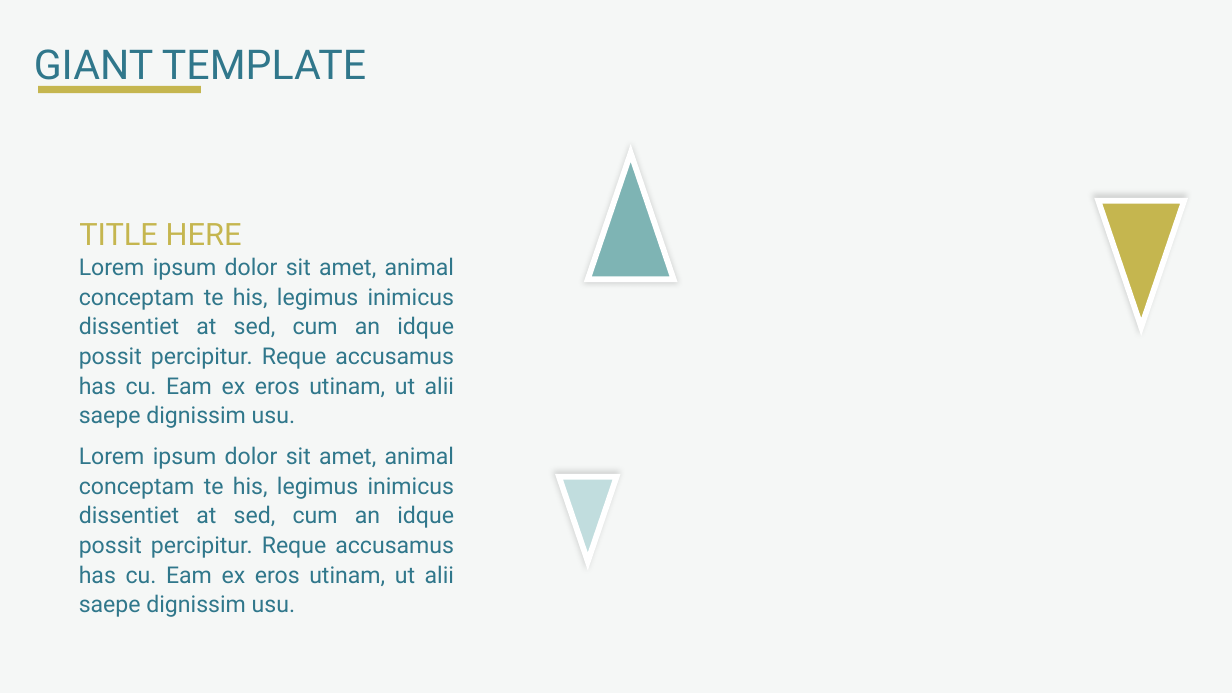
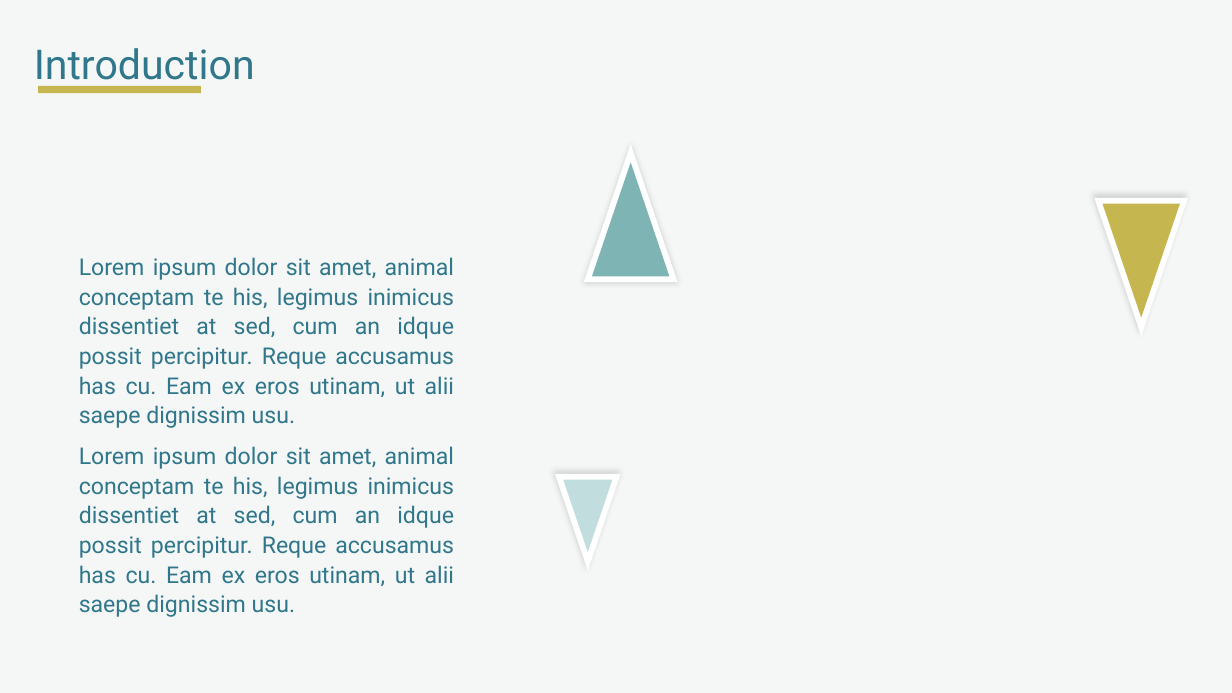
Before and after one commit to Winter-Soren/ConferencePaper-CHRIST-University, a slide deck: slide 3 of PPT/Morph PPT slides.pptx (slide 12 before the commit). Drawn at 1232x693 pixels with LibreOffice and Linux fonts; fonts in the diff are those of the drawing. Boxes give left, top, right and bottom in pixels: in the first picture for what was removed or moved away, otherwise in the second. Text is boxed around its words. In the diff, an @@ line names an element or a change of style, - is before the commit and + after.

```diff
--- a/PPT/Morph PPT slides.pptx
+++ b/PPT/Morph PPT slides.pptx
@@ text at box(34, 48, 255, 90): text changed @@
-GIANT TEMPLATE
+Introduction
@@ text removed at box(79, 223, 242, 245) @@
-TITLE HERE
```
Also in this commit, not shown: 10 other slides changed, 2 slides added, 17 slides removed.
